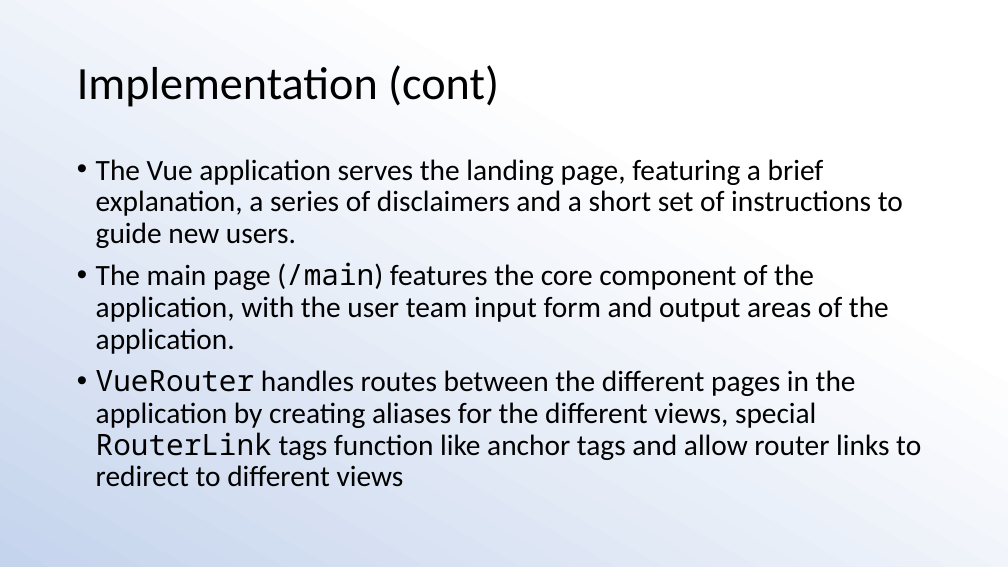
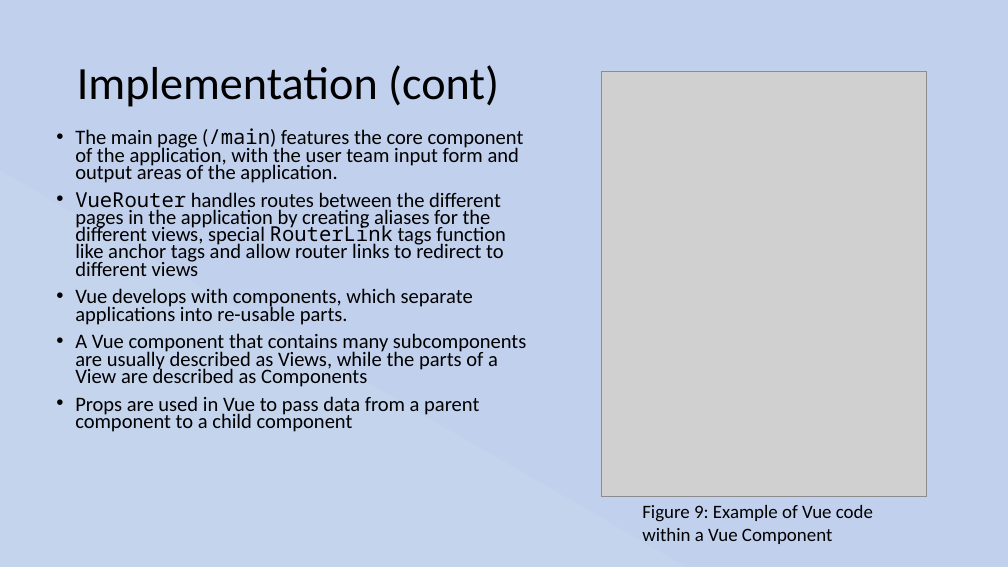
Before and after one commit to Stu-Gotz/pgmp, a slide deck: slide 14 of Presentation.pptx (slide 13 before the commit). Drawn at 1008x567 pixels with LibreOffice and Linux fonts; fonts in the diff are those of the drawing; grey boxes stand for pictures. Boxes give left, top, right and bottom in pixels: in the first picture for what was removed or moved away, otherwise in the second. Text is boxed around its words. In the diff, an @@ line names an element or a change of style, - is before the commit and + after.

```diff
--- a/Presentation.pptx
+++ b/Presentation.pptx
@@ background gradient #FFFFFF to #C5D4ED to #CFDBF0 to #ABC0E4 to #C7D5ED to gradient #C1D0EC to #C5D4ED to #CFDBF0 to #ABC0E4 to #C7D5ED @@
@@ picture added at <box>601,71,927,496</box> @@
@@ text "The main page (/main) features ...": place and size @@
-text "The main page (/main) features ..." at <box>96,159,921,487</box>
+text "The main page (/main) features ..." at <box>75,128,526,432</box>
@@ text at <box>75,128,524,276</box>: size 28 to 19.6 pt in "The main page (/main) features the core ...", "VueRouter handles routes between the different pages ..."; line spacing 0.9 to 0.7 @@
@@ text at <box>96,159,903,248</box>: paragraph removed @@
-• The Vue application serves the landing page, featuring a brief explanation, a series of disclaimers and a short set of instructions to guide new users.
@@ text at <box>75,288,526,432</box>: paragraphs added @@
+• Vue develops with components, which separate applications into re-usable parts.
+• A Vue component that contains many subcomponents are usually described as Views, while the parts of a View are described as Components
+• Props are used in Vue to pass data from a parent component to a child component
@@ text added at <box>642,505,873,544</box>, 18 pt, text #000000 @@
+Figure 9: Example of Vue code within a Vue Component
```
Also in this commit, not shown: 17 other slides changed, 1 slide added, 1 slide removed, 1 other file.
